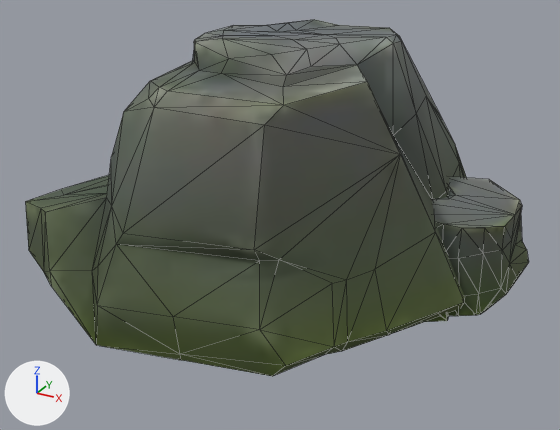
Before and after pictures for a commit that changed the glTF model public/models/props/marker.glb.
Both versions are drawn from a 50 mm camera at (2.07, -3.56, 2.29) aimed at (0.14, -0.04, 0.52). The axes (+X, +Y, +Z) are drawn at lower left. The lights are the same throughout. The first picture is the older version. Mesh edges are drawn as thin lines. Vertices at exactly the same position are counted once.

Names of what the first picture shows: 'Rock_Medium_1.001'.
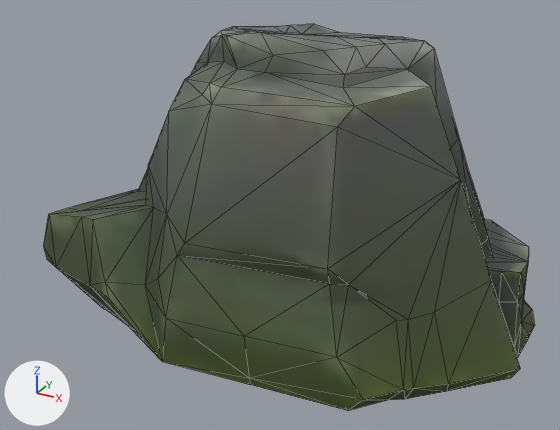
Changed parts and their boxes [x1, y1, x2, y2] in the pictures (560 x 430 px; the box of a moved part takes in the faces that stretch with it):
'Rock_Medium_1.001', reshaped (8% taller)
    before: [25, 19, 529, 376]
    after: [43, 24, 535, 411]
part 1 of me_cube_005_retopology_002, moved or reshaped
    before: [25, 19, 467, 376]
    after: [43, 24, 520, 411]
part 2 of me_cube_005_retopology_002, moved or reshaped
    before: [426, 176, 529, 322]
    after: [484, 219, 535, 358]

The change, as a list of edits to the scene's bpy script:
```text
Change me_cube_005_retopology_002:
    used by ob_rock_medium_1_001; location = (0.0, 0.0, 0.0)
    remove me_cube_005_retopology_002.from_pydata(...)  # 297 vertices, 586 faces; spans x -1.28..1.43, y -1.23..1.09, z 0.0..1.6
    add me_cube_005_retopology_002.from_pydata(...)  # 297 vertices, 586 faces; spans x -1.55..1.55, y -0.8..0.8, z -0.4..1.6
    me_cube_005_retopology_002 part 1: the loose piece of 173 vertices spanning x -1.28..1.24, y -1.23..1.09, z 0.0..1.6 is multiplied about its middle by the matrix ((1.232, -0.058, 0.0), (-0.03, 0.692, 0.0), (0.0, 0.0, 1.25)), then moved by (0.01, 0.07, -0.2)
    me_cube_005_retopology_002 part 2: the loose piece of 124 vertices spanning x 0.3..1.43, y -0.35..0.84, z 0.17..0.85 is multiplied about its middle by the matrix ((1.193, -0.088, 0.0), (-0.121, 0.745, 0.0), (0.0, 0.0, 1.25)), then moved by (0.01, 0.02, -0.27)
```
